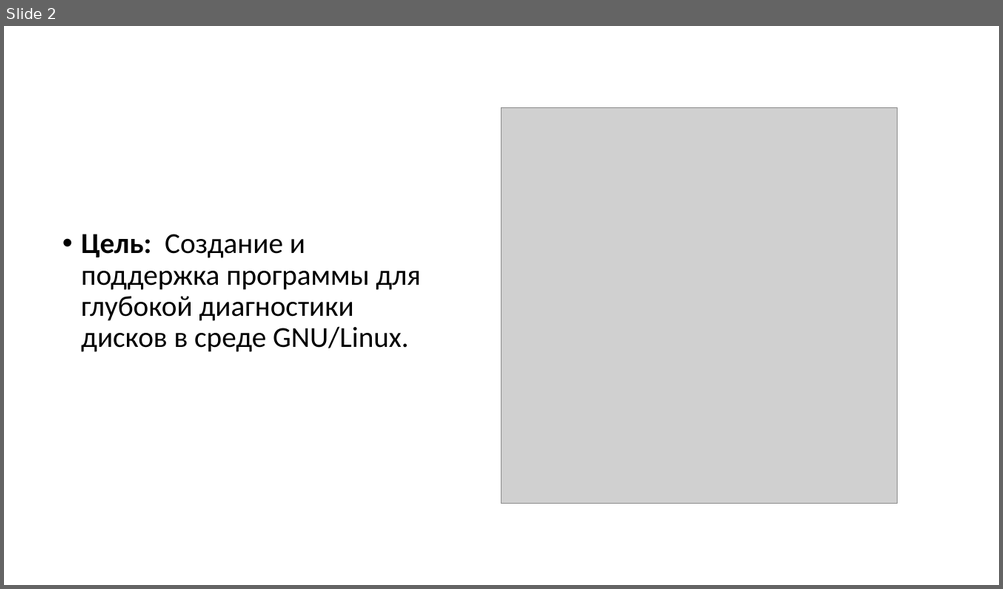
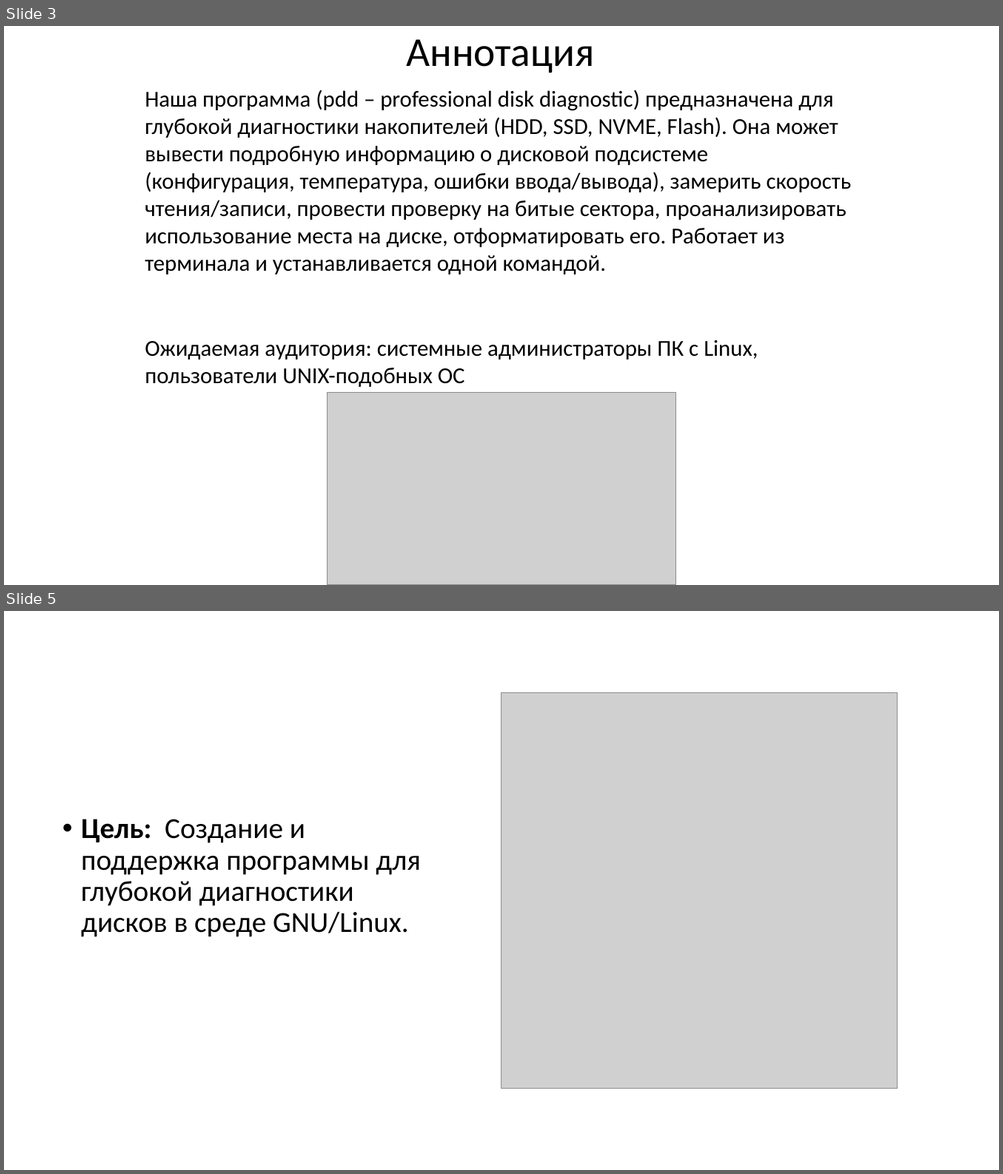
Before and after one commit to Arbuzz33/PDD, a slide deck: docs/PDD.pptx. Shown one above the other, each under a label of ours: slide 2 before the commit, slides 3 and 5 after it; the slides between them are not shown. The pictures are 1003x589 and 1003x1174 pixels, drawn with LibreOffice and Linux fonts; fonts in the diff are those of the drawing; grey boxes stand for pictures. Boxes give left, top, right and bottom in pixels: in the first picture for what was removed or moved away, otherwise in the second. Text is boxed around its words. In the diff, an @@ line names an element or a change of style, - is before the commit and + after.

```diff
--- a/docs/PDD.pptx
+++ b/docs/PDD.pptx
@@ slide 3 added at (x1=4, y1=26, x2=999, y2=585), background #FFFFFF @@
@@ title added at (x1=406, y1=39, x2=594, y2=73), 39.6 pt, text #000000 @@
+Аннотация
@@ text added at (x1=145, y1=90, x2=851, y2=275), 22 pt, text #000000 @@
+Наша программа (pdd – professional disk diagnostic) предназначена для глубокой диагностики накопителей (HDD, SSD, NVME, Flash). Она может вывести подробную информацию о дисковой подсистеме (конфигурация, температура, ошибки ввода/вывода), замерить скорость чтения/записи, провести проверку на битые сектора, проанализировать использование места на диске, отформатировать его. Работает из терминала и устанавливается одной командой.
@@ text added at (x1=145, y1=340, x2=757, y2=387), 22 pt, text #000000 @@
+Ожидаемая аудитория: системные администраторы ПК с Linux, пользователи UNIX-подобных ОС
@@ picture added at (x1=327, y1=393, x2=676, y2=585) @@
@@ what was slide 2 is now slide 5 @@
```
Also in this commit, not shown: 3 slides changed, 4 other slides added, 5 slides removed, 1 other file.
